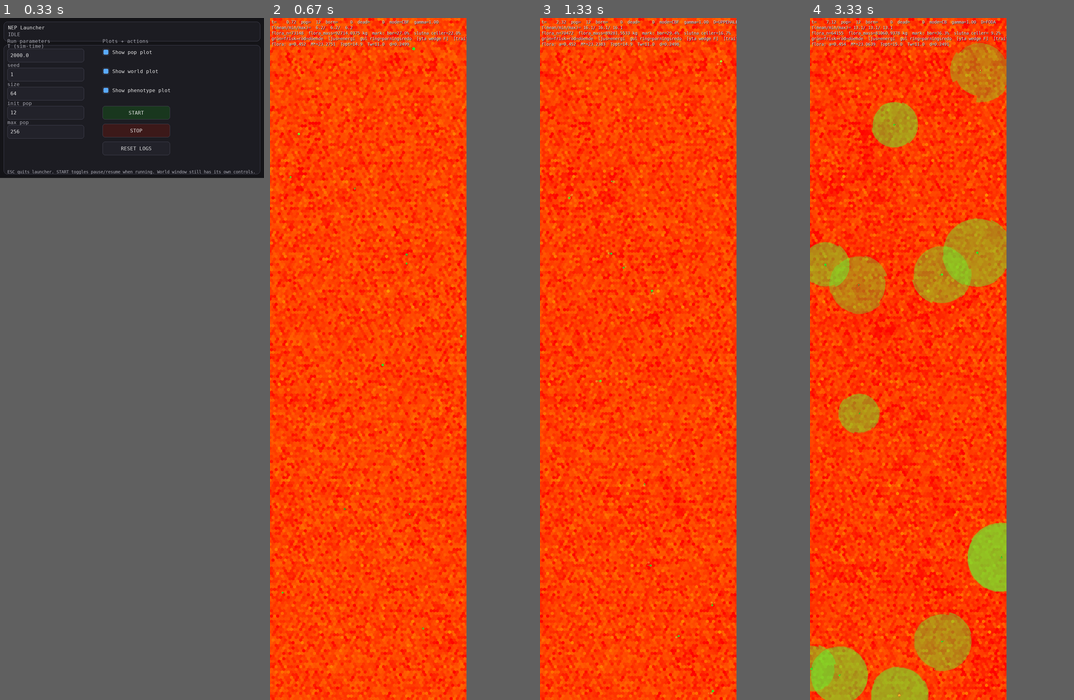
Above: before the commit, frames 1-4 (left to right).
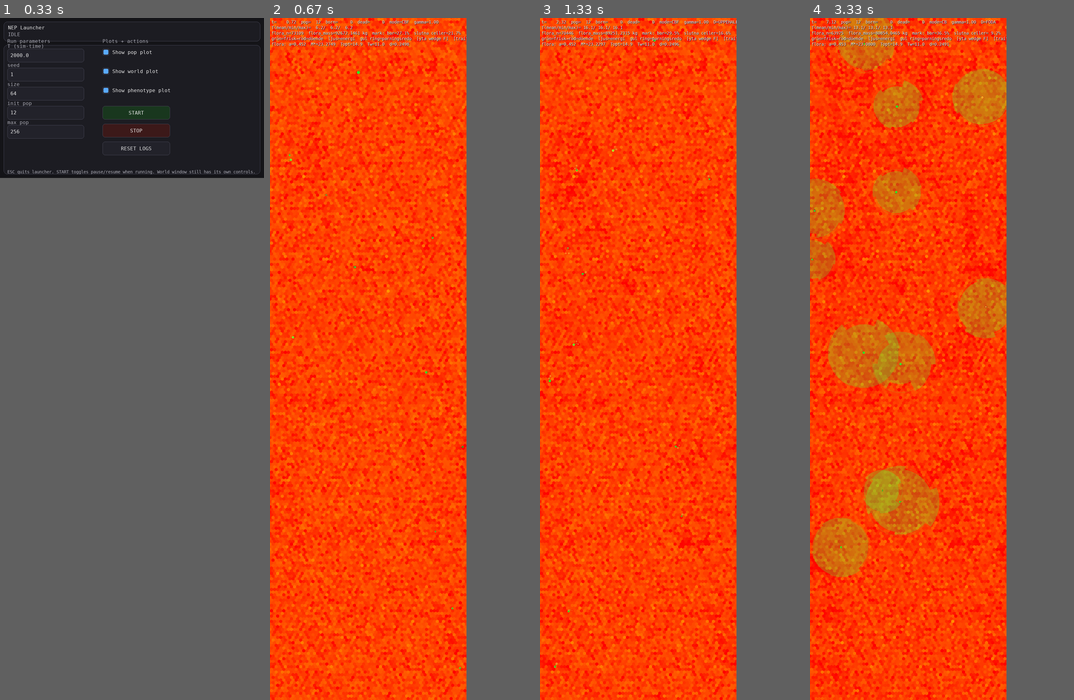
Above: after the commit, the same moments.

Repository: JoakimStorck/nep-process
Game: pygame game, started from nep_gui_launcher.py
Same seed, same stepped clock (60 frames per second), same inputs: the game is played once before the commit and once after it.
Inputs (mouse positions are in pixels of both pictures, inside the frame that each line leads up to):
- Up to frame 1 (0.33 s): no input
- Up to frame 2 (0.67 s): click "START" at 0.38 s
- Up to frame 3 (1.33 s): hold D 0.67-1.13 s; move the mouse to (685, 461) at 0.7 s; hold W from 1.17 s (still down); move the mouse to (706, 440) at 1.2 s; tap Space at 1.23 s
- Up to frame 4 (3.33 s): release W at 1.47 s; hold D 1.5-1.97 s; move the mouse to (926, 181) at 1.53 s; tap Space at 1.57, 1.87, 2.07, 2.37, 2.63, 2.93, 3.07 s; hold A 2-2.53 s; move the mouse to (836, 372) at 2.03 s; tap 1 at 2.15 s; hold A 2.57-2.97 s; move the mouse to (870, 113) at 2.6 s; hold W from 3 s (still down); move the mouse to (902, 324) at 3.03 s

Frame 1 is identical in both runs. In frame 2, 1.4% of the frame differs, in the area x 0-75%, y 0-100%; in frame 3, 5.6%; in frame 4, 34%.

Commit message:
0169: perceptets halvmättnad låg fem tiopotenser fel
`_build_sector_percept` mättar världskanalerna med `v/(v+K)`. `K` är
halvmättnadsvärdet och måste ligga där fältet typiskt ligger.

Floraskanalen gjorde det: den läste `B_K = 11,0`, en vuxen plantas massa, mot en
stock på 9,2 kg per landcell. Förnakanalen läste `C_sense_K = 5e-4`, alltså en
halv gram, mot 99 kg per landcell. Det är samma halva gram `B_K` en gång hade —
den höjdes till 11,0 när massaskalan rättades, och syskonkonstanten lämnades
kvar. En kalibrering som flyttas på ett ställe och inte på det andra ger ingen
felsignal; den ger en kanal som alltid säger ja.

Uppmätt i liten6 efter 250 tick:

    fält                land    sjö     hav      kg per cell
    flora                 9,2    8,5    0,00
    detritus+kadaver     99,0  187,4    0,38

    kanal               land    sjö     hav
    B  vid K = 11      0,415  0,410  0,0001     bär kontrasten
    C  vid K = 5e-4    1,000  1,000  0,9705     mättad överallt
    C  vid K = 80      0,524  0,677  0,0044

Dietviktat läste havet 0,60 mot landets 0,87 trots 262 gångers skillnad i
verklig födomängd. Det var förnakanalen som sa ja ute till havs, inte
floraskanalen: djuren såg inte växtlighet i vattnet, de såg en mättad
sedimentkanal.

Halvmättnaden läggs vid den uppmätta medianen, 88 kg, avrundat till 80. Det är
ett kalibrerat och inte ett härlett värde — förnastocken är nedbrytningstidens
produkt och har ingen egen naturlig enhet, till skillnad från floran.

`B_sense_K` får samtidigt ett eget namn vid samma värde som `B_K`. Perceptet
läste massaskalan direkt, så en ändring av vad en planta väger ändrade tyst vad
ett djur ser. Två storheter, ett tal — nu två namn. Floraskanalen är oförändrad.

Utfallet, liten6 400 tick, tre frön:

                toppandel median          vid kust
    frö    före    efter           före   efter
     1     0,179   0,209           0,182  0,238
     2     0,179   0,200           0,183  0,227
     3     0,180   0,198           0,182  0,226

Kustkontrollen går från att falla till att hålla. Överskottet mot
jämnfördelningens 0,167 fyrdubblas vid kusten, och kustdjuren har nu en toppigare
profil än inlandsdjuren i stället för samma. Tre sektorer mot hav kan inte ge en
jämn profil, och nu gör de det inte heller.

Sjöarna hamnar över landet på förnakanalen, vilket de faktiskt är sedan 7008. Den
akvatiska nischen fanns redan och var osynlig.

Beståndet efter 400 tick: 32, 39, 39 mot 41, 39, 38. Detta invaliderar
kalibreringar mot den mättade kanalen — födostyrkans skala och hungerns grindning
sattes när C läste 1,0 i varje cell.

Diff:
--- a/population.py
+++ b/population.py
@@ -3326,10 +3326,14 @@
         cell0 = self.grid.cell_of_many(xs, ys).astype(np.int64, copy=False)
         cells = self.grid.cells_within_many(cell0, r_max).astype(np.int64, copy=False)
 
-        Kb = float(getattr(self.WP, "B_K", 0.0))
+        Kb = float(getattr(self.WP, "B_sense_K", 0.0))
         Kc = float(getattr(self.WP, "C_sense_K", 0.0))
 
         def sat(field: np.ndarray, K: float) -> np.ndarray:
+            # `K` är halvmättnadsvärdet och hör till `WorldParams`; se
+            # `B_sense_K` för vad som händer när det ligger fel. Grenen för
+            # `K <= 0` ger binär närvaro och är ett uttalat val för en värld
+            # utan mängdsinne, inte ett förval att falla tillbaka på.
             v = np.maximum(field[cells].astype(np.float32, copy=False), np.float32(0.0))
             if K <= 0.0:
                 return (v > 0.0).astype(np.float32, copy=False)
--- a/world.py
+++ b/world.py
@@ -474,8 +474,48 @@
     # ett för stabilitet, och laplacianen är normerad med grannantalet.
     nutrient_diffusion: float = 0.20
 
-    # --- Perception scaling ---
-    C_sense_K: float = 5e-4
+    # --- Perceptionens mättnad -------------------------------------------
+    #
+    # Världskanalerna mättas med `v / (v + K)`. `K` är halvmättnadsvärdet och
+    # måste ligga där fältet **typiskt** ligger; annars mappas hela den
+    # observerade fördelningen på en ände av skalan och kanalen slutar bära
+    # information.
+    #
+    # `C_sense_K` stod på 5e-4, alltså **en halv gram**, mot en förnastock på
+    # åttioåtta kilo per landcell. Talet är samma halva gram som `B_K` en gång
+    # hade: den höjdes till 11,0 när massaskalan rättades, och syskonkonstanten
+    # lämnades kvar. En kalibrering som flyttas på ett ställe och inte på det
+    # andra ger ingen felsignal — den ger en kanal som alltid säger ja.
+    #
+    # Uppmätt i `liten6` efter 250 tick, per cell och regim:
+    #
+    #     fält                land    sjö     hav     (kg per cell)
+    #     flora                 9,2    8,5     0,00
+    #     detritus+kadaver     99,0  187,4     0,38
+    #
+    #     kanal               land    sjö     hav
+    #     B  vid K = 11      0,415  0,410   0,0001    <- bär kontrasten
+    #     C  vid K = 5e-4    1,000  1,000   0,970     <- mättad överallt
+    #     C  vid K = 80      0,524  0,677   0,0044
+    #
+    # Med det gamla värdet läste **havet 0,60 mot landets 0,87** i den
+    # dietviktade blandningen, trots 262 gångers skillnad i verklig födomängd.
+    # Det är hela förklaringen till att djuren uppfattar föda ute till havs: det
+    # är förnakanalen som säger ja, inte floraskanalen.
+    #
+    # Halvmättnaden läggs vid den uppmätta medianen, 88 kg, avrundat till 80.
+    # **Det är ett kalibrerat värde och inte ett härlett** — förnastocken är
+    # nedbrytningstidens produkt och har ingen egen naturlig enhet, till skillnad
+    # från floran där `B_K` är en vuxen plantas massa.
+    #
+    # Sjöarna hamnar då **över** landet, vilket de faktiskt är: sedan 7008 är de
+    # sedimentfällor. Den akvatiska nischen fanns redan och var osynlig.
+    #
+    # `B_sense_K` får samtidigt ett eget namn vid samma värde som `B_K`.
+    # Perceptet läste massaskalan direkt, så en ändring av hur mycket en planta
+    # väger ändrade tyst vad ett djur ser. Två storheter, ett tal — nu två namn.
+    B_sense_K: float = 11.0
+    C_sense_K: float = 80.0
 
     # Energy densities for open-system ledger diagnostics (J/kg)
     # Energi per kilo *labil* vävnad, gemensam för allt organiskt material.
Not shown, changed: TODO.md
